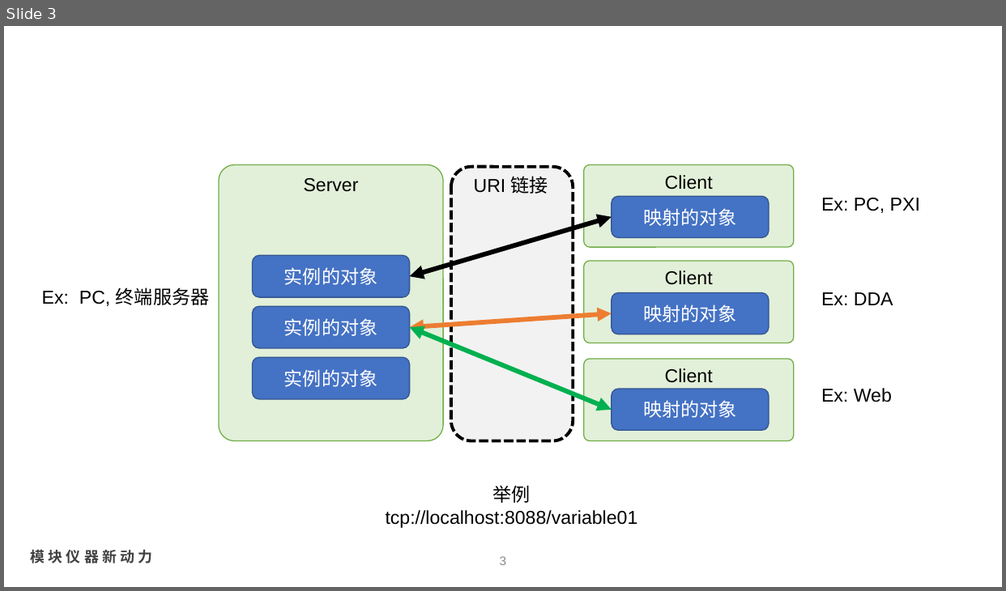
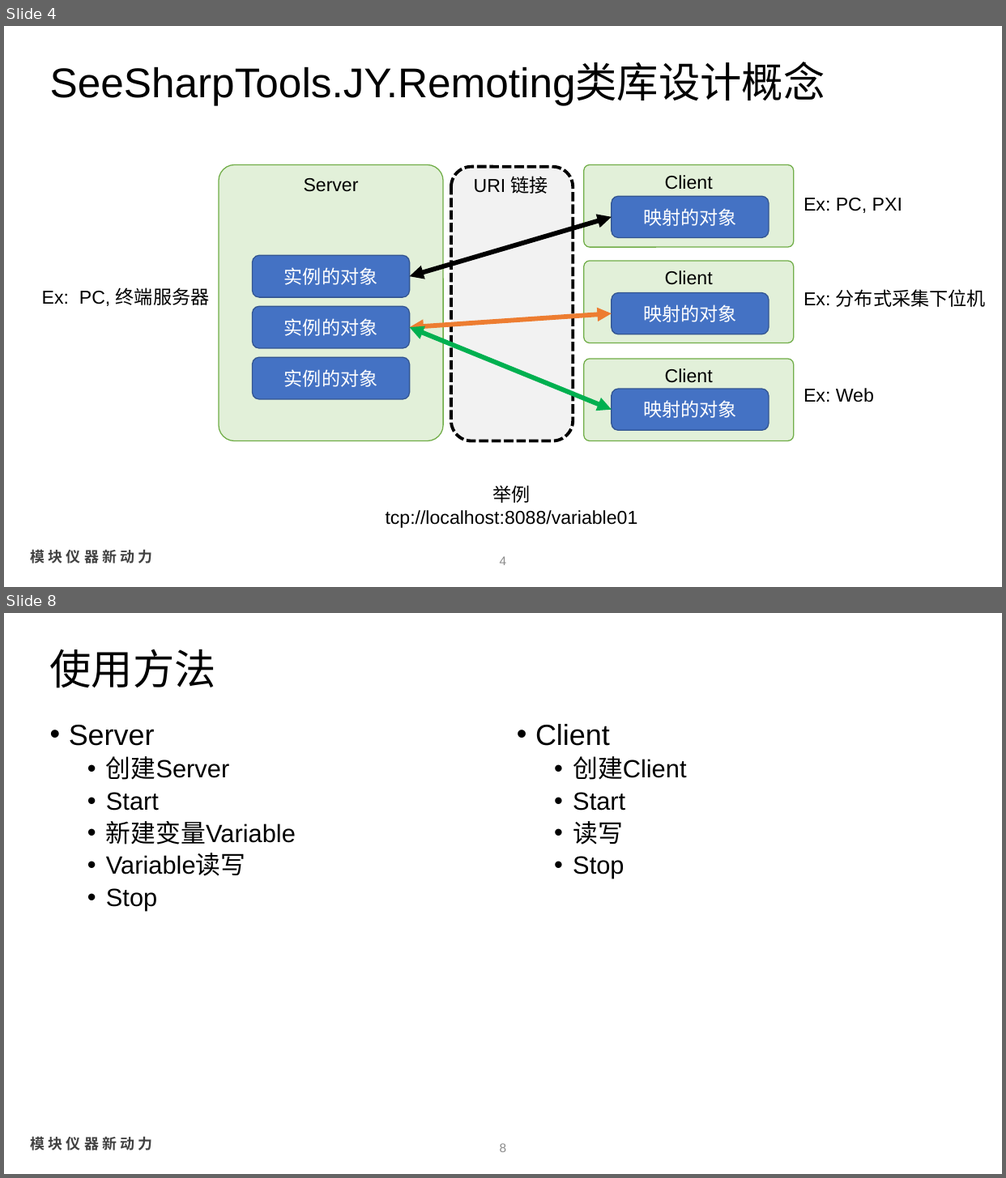
Before and after one commit to waylin15/Remoting, a slide deck: SeeSharpTools.JY.Remoting/SeeSharpTools.Remoting.pptx. Shown one above the other, each under a label of ours: slide 3 before the commit, slides 4 and 8 after it; the slides between them are not shown. The pictures are 1006x591 and 1006x1178 pixels, drawn with LibreOffice and Linux fonts; fonts in the diff are those of the drawing; background and template pictures are left out. Boxes give left, top, right and bottom in pixels: in the first picture for what was removed or moved away, otherwise in the second. Text is boxed around its words. In the diff, an @@ line names an element or a change of style, - is before the commit and + after.

```diff
--- a/SeeSharpTools.JY.Remoting/SeeSharpTools.Remoting.pptx
+++ b/SeeSharpTools.JY.Remoting/SeeSharpTools.Remoting.pptx
@@ slide 8 added at [4, 613, 1002, 1174], background #FFFFFF; not listed: 1 template element that a slide beside it also shows @@
@@ title added at [50, 649, 216, 688], 40 pt, text #000000 @@
+使用方法
@@ text added at [69, 725, 296, 911], 24 pt, text #000000 @@
+• Server
+  • 创建Server
+  • Start
+  • 新建变量Variable
+  • Variable读写
+  • Stop
@@ text added at [535, 724, 686, 879], 24 pt, text #000000 @@
+• Client
+  • 创建Client
+  • Start
+  • 读写
+  • Stop
@@ page number added at [500, 1144, 507, 1152], 12 pt, text #8C8C8C @@
+8
@@ what was slide 3 is now slide 4 @@
@@ slide 4 changed as well @@
@@ title added at [50, 64, 825, 105], 40 pt, text #000000 @@
+SeeSharpTools.JY.Remoting类库设计概念
@@ text "Ex: PC, PXI": place and size @@
-text "Ex: PC, PXI" at [821, 198, 920, 213]
+text "Ex: PC, PXI" at [803, 198, 902, 213]
@@ text at [803, 289, 986, 307]: text changed @@
-Ex: DDA
+Ex: 分布式采集下位机
@@ text "Ex: Web": place and size @@
-text "Ex: Web" at [821, 388, 892, 403]
+text "Ex: Web" at [803, 388, 874, 403]
@@ page number at [500, 557, 507, 565]: text changed @@
-3
+4
```
Also in this commit, not shown: 1 other slide changed, 5 other slides added, 1 slide removed, 23 other files.
